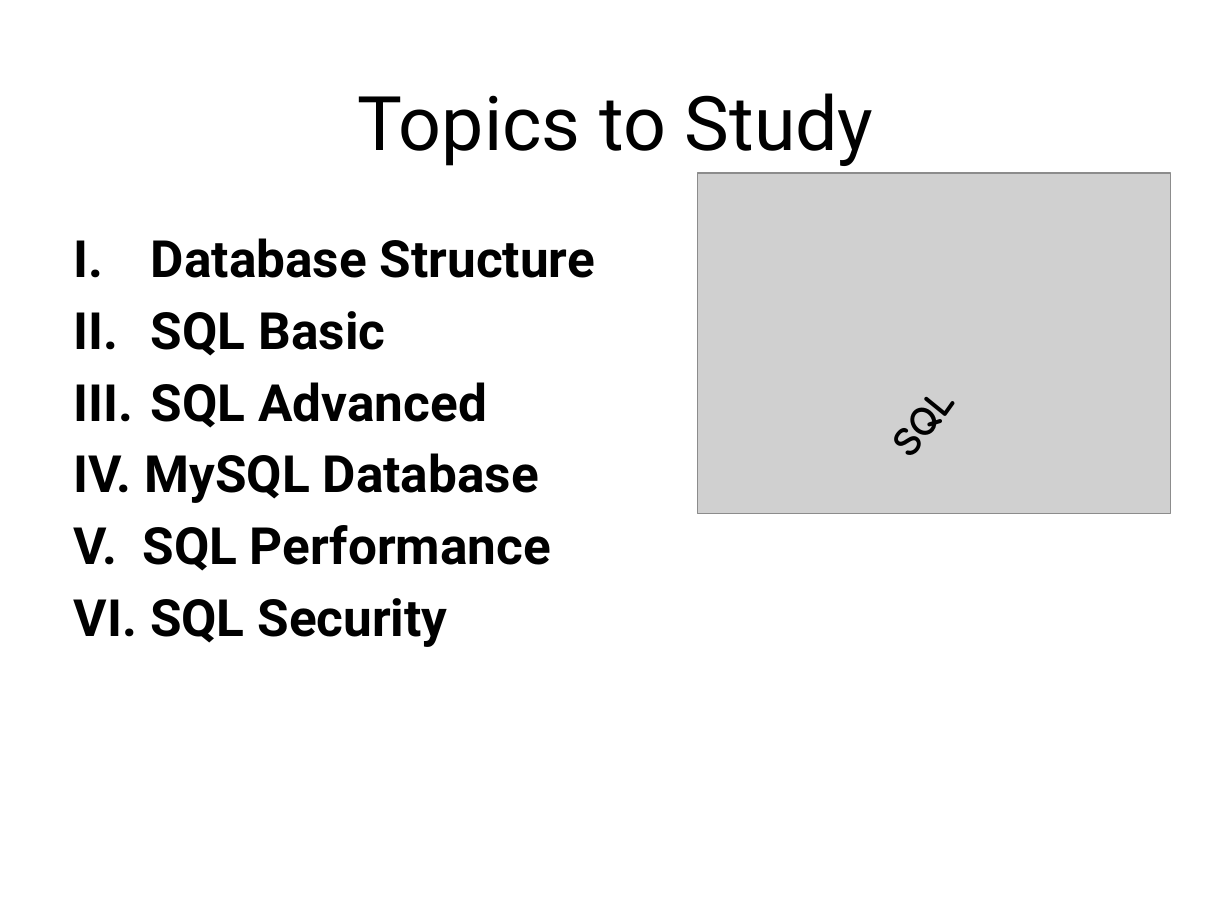
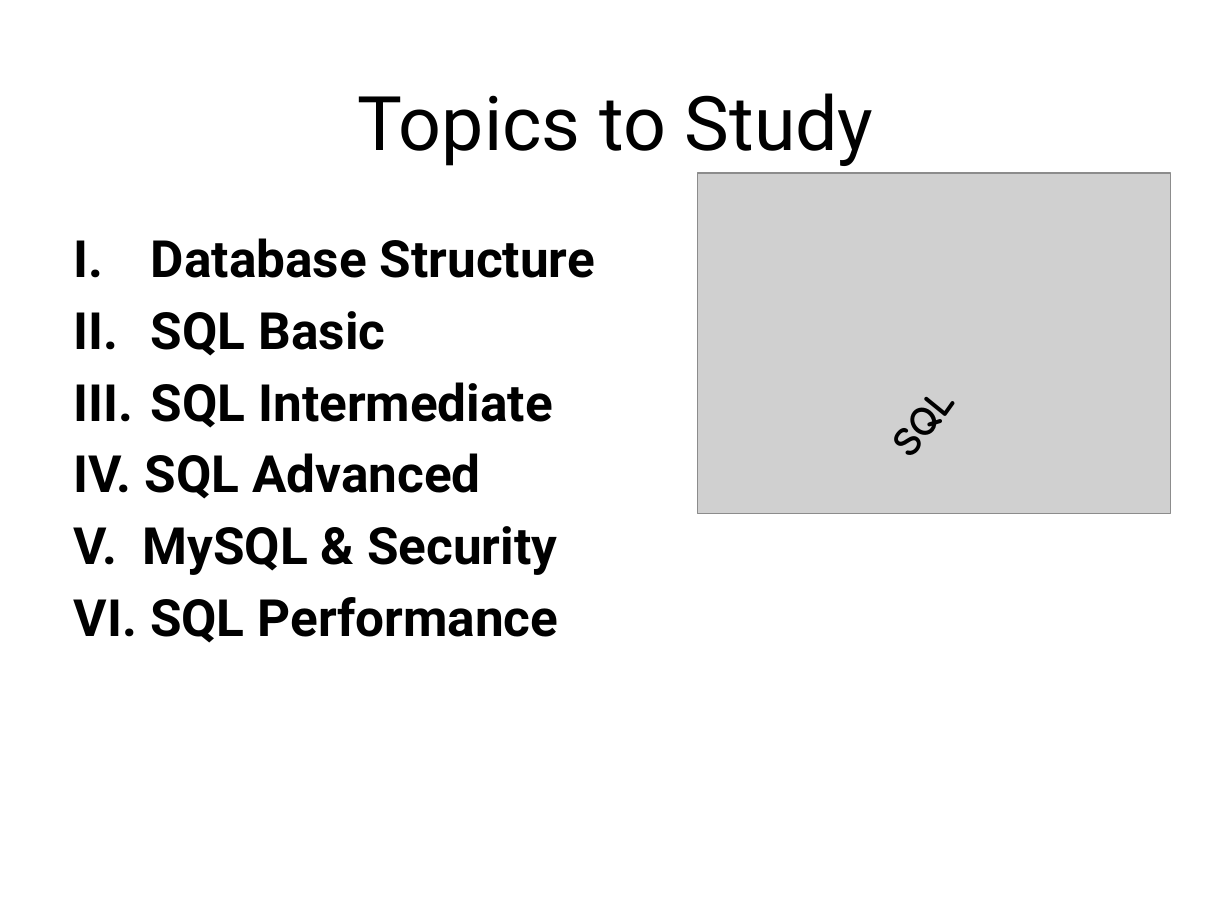
Before and after one commit to sonvq/sqltraining, a slide deck: slide 6 of QS_Training_SQL_Overview.pptx. Drawn at 1232x924 pixels with LibreOffice and Linux fonts; fonts in the diff are those of the drawing; grey boxes stand for pictures; background and template pictures are left out. Boxes give left, top, right and bottom in pixels: in the first picture for what was removed or moved away, otherwise in the second. Text is boxed around its words. In the diff, an @@ line names an element or a change of style, - is before the commit and + after.

```diff
--- a/QS_Training_SQL_Overview.pptx
+++ b/QS_Training_SQL_Overview.pptx
@@ text at bbox=[74, 382, 559, 643]: text changed @@
-III. SQL Advanced
-IV. MySQL Database
-V. SQL Performance
-VI. SQL Security
+III. SQL Intermediate
+IV. SQL Advanced
+V. MySQL & Security
+VI. SQL Performance
```
Also in this commit, not shown: 4 other slides changed, 2 slides added, 2 slides removed, 1 other file.
